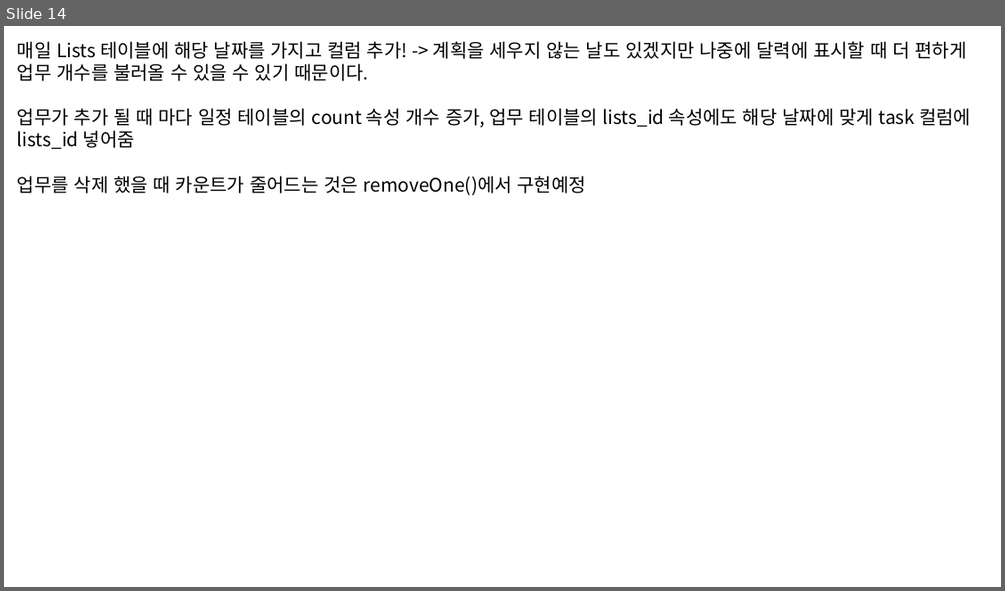
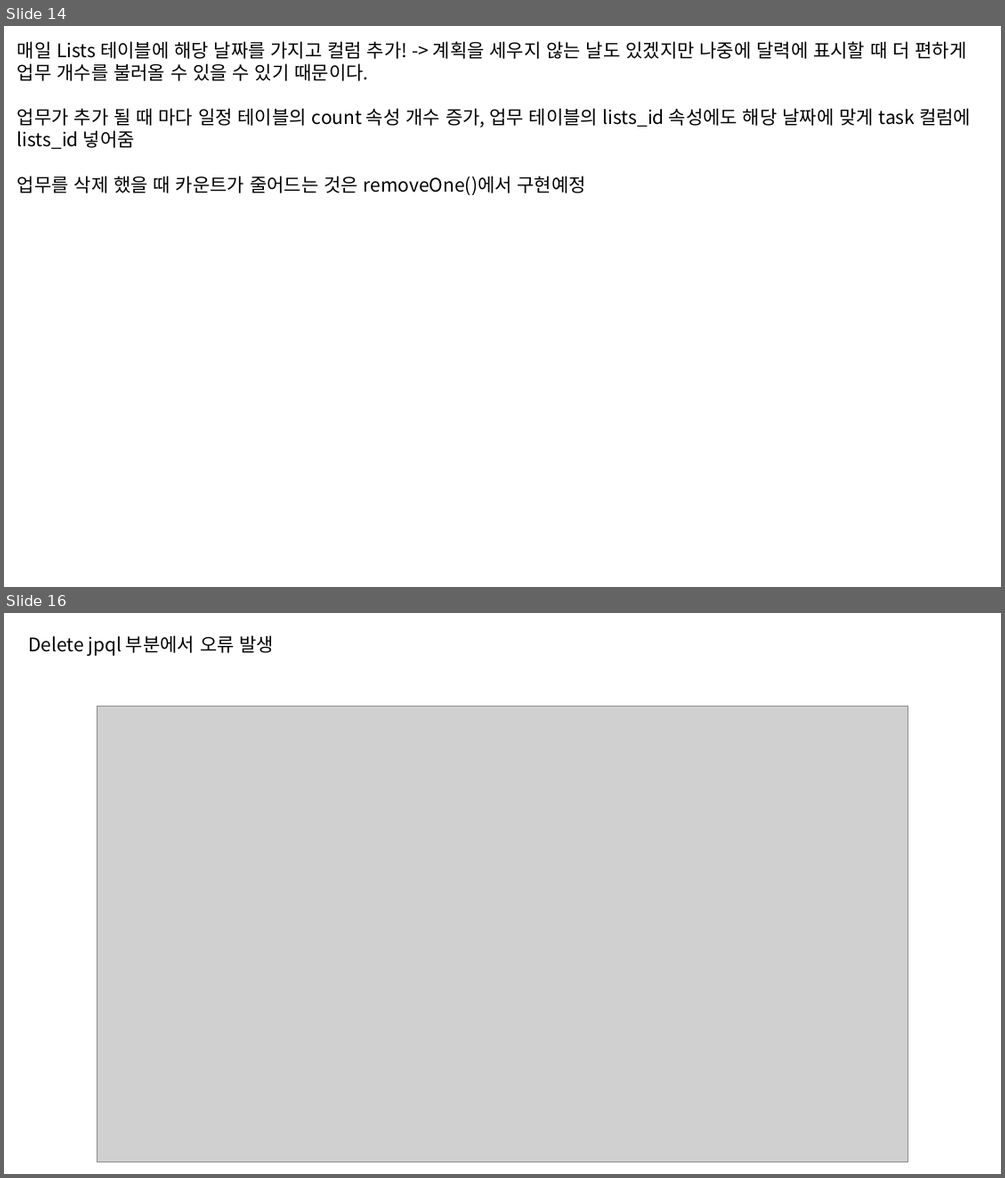
Before and after one commit to yujinchoi20/LePl_Team, a slide deck: CYJ/LePl 개발 일지.pptx. Shown one above the other, each under a label of ours: slide 14 before the commit, slides 14 and 16 after it; the slides between them are not shown. The pictures are 1005x591 and 1005x1178 pixels, drawn with LibreOffice and Linux fonts; fonts in the diff are those of the drawing; grey boxes stand for pictures. Boxes give left, top, right and bottom in pixels: in the first picture for what was removed or moved away, otherwise in the second. Text is boxed around its words. In the diff, an @@ line names an element or a change of style, - is before the commit and + after.

```diff
--- a/CYJ/LePl 개발 일지.pptx
+++ b/CYJ/LePl 개발 일지.pptx
@@ slide 16 added at [4,613,1001,1174], background #FFFFFF @@
@@ text added at [28,635,275,656], 18 pt, text #000000 @@
+Delete jpql 부분에서 오류 발생
@@ picture added at [97,706,908,1162] @@
```
Also in this commit, not shown: 2 other slides added, 4 other files.
